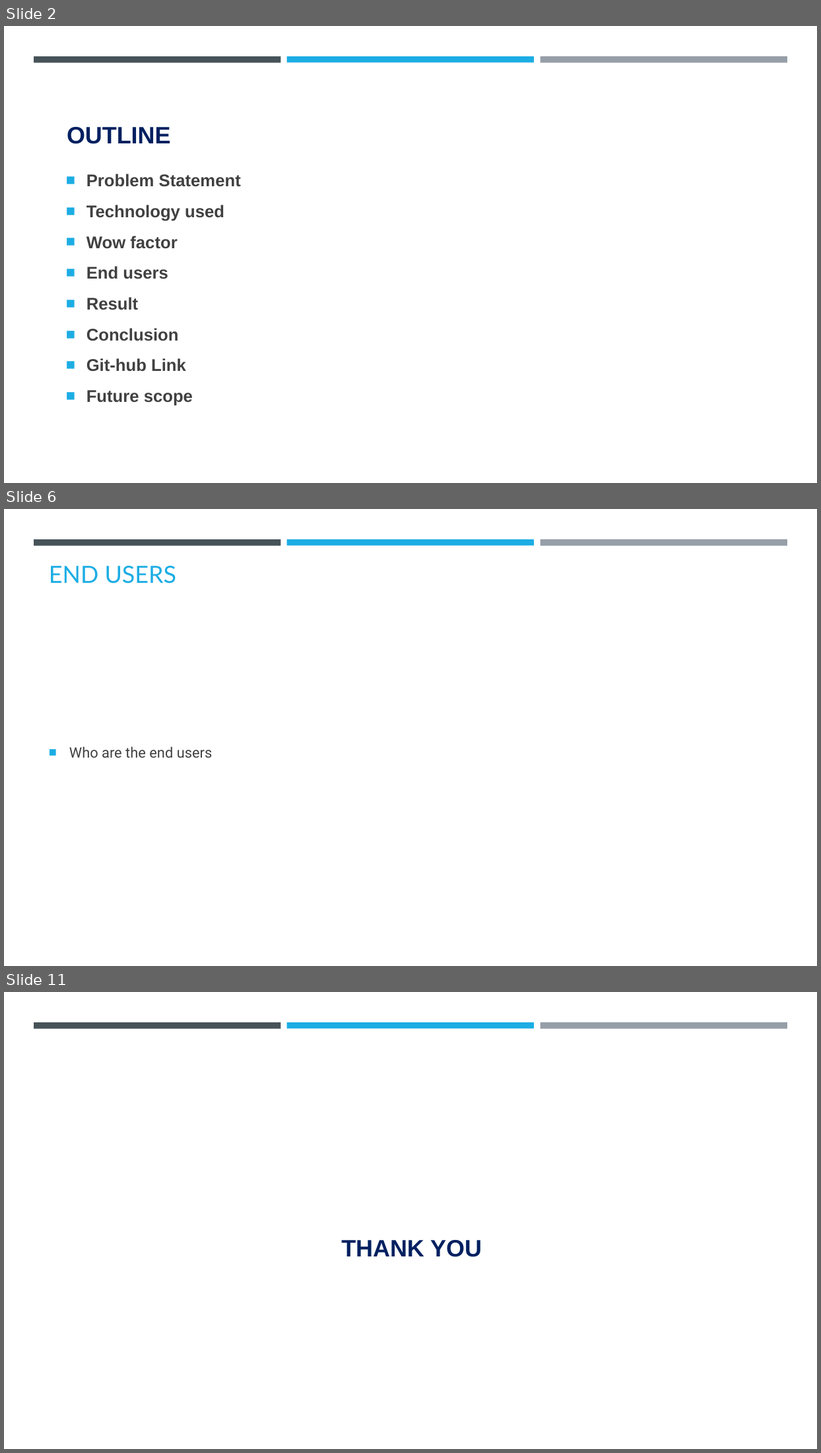
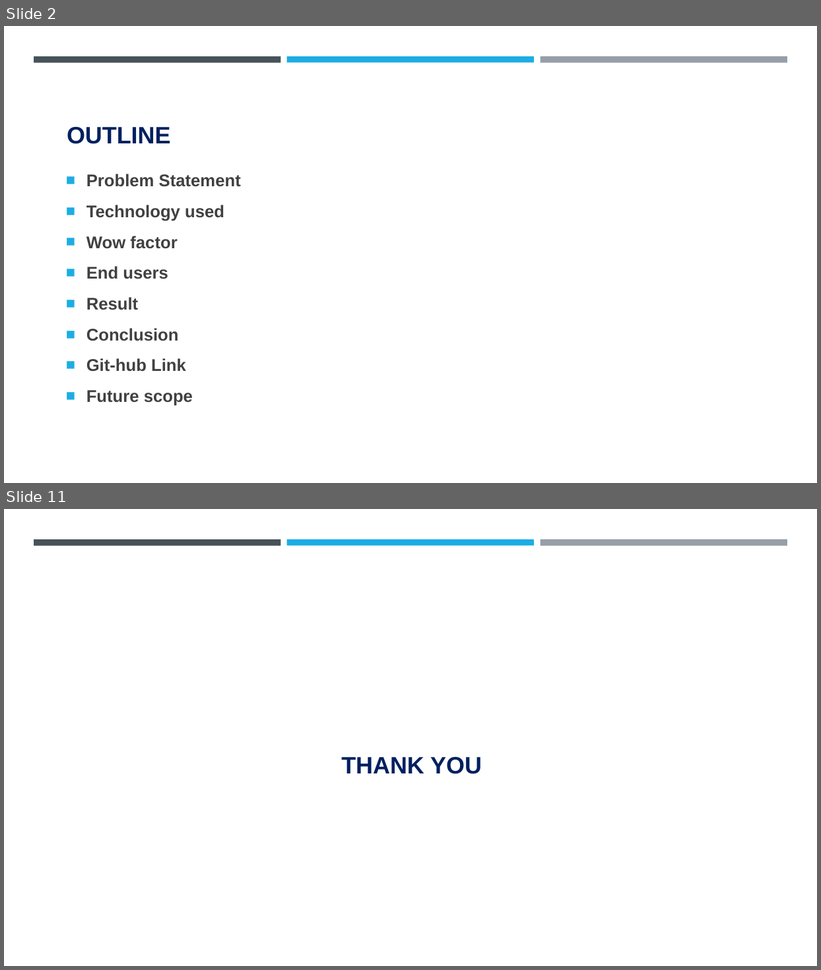
Before and after one commit to Akshay-S-Gupta/IBM-Cybersecurity-Internship, a slide deck: steganography_project.pptx. Shown one above the other, each under a label of ours: slides 2, 6 and 11 before the commit, slides 2 and 11 after it; the slides between them are not shown. The pictures are 821x1453 and 821x970 pixels, drawn with LibreOffice and Linux fonts; fonts in the diff are those of the drawing; background and template pictures are left out. Boxes give left, top, right and bottom in pixels: in the first picture for what was removed or moved away, otherwise in the second. Text is boxed around its words. In the diff, an @@ line names an element or a change of style, - is before the commit and + after.

```diff
--- a/steganography_project.pptx
+++ b/steganography_project.pptx
@@ slide 6 removed at [4,509,817,966], background #FFFFFF; not listed: 3 template elements that a slide beside it also shows @@
@@ title removed at [49,566,177,584] @@
-END USERS
@@ text removed at [69,747,213,758] @@
-■ Who are the end users
```
Also in this commit, not shown: 2 slides changed, 6 slides added, 5 other slides removed, 2 other files.
